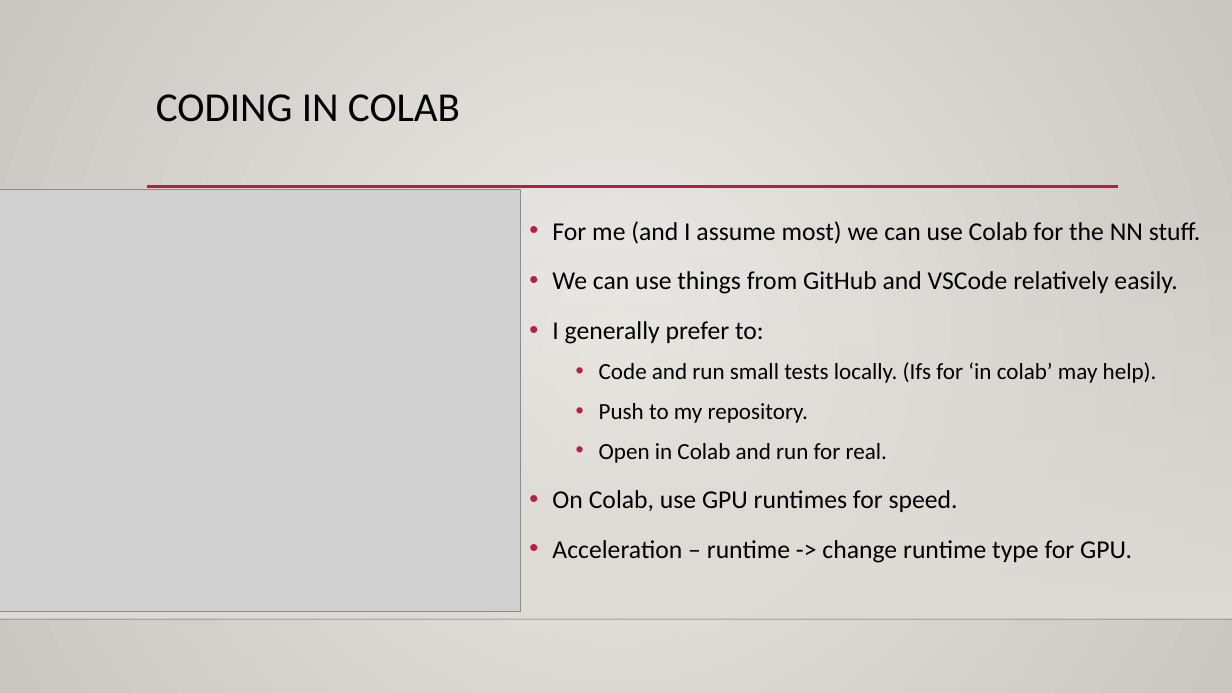
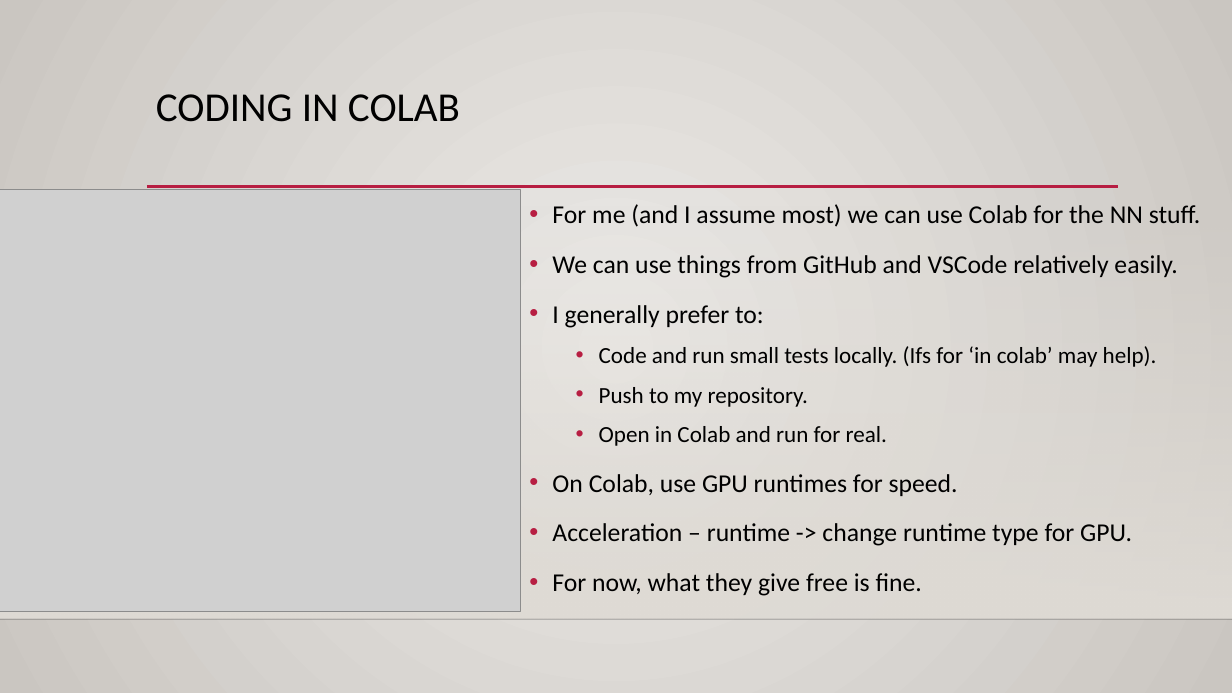
Before and after one commit to AkeemSemperDataScience/Intro_to_Machine_Learning_Students, a slide deck: slide 6 of reference_content/Slides/keras_intro.pptx. Drawn at 1232x693 pixels with LibreOffice and Linux fonts; fonts in the diff are those of the drawing; grey boxes stand for pictures; background and template pictures are left out. Boxes give left, top, right and bottom in pixels: in the first picture for what was removed or moved away, otherwise in the second. Text is boxed around its words. In the diff, an @@ line names an element or a change of style, - is before the commit and + after.

```diff
--- a/reference_content/Slides/keras_intro.pptx
+++ b/reference_content/Slides/keras_intro.pptx
@@ text "For me (and I assume ...": place and size @@
-text "For me (and I assume ..." at (552, 221, 1201, 563)
+text "For me (and I assume ..." at (552, 204, 1201, 596)
@@ text at (552, 573, 922, 596): paragraph added @@
+• For now, what they give free is fine.
```
Also in this commit, not shown: 6 other slides changed, 7 slides added, 4 other files.
